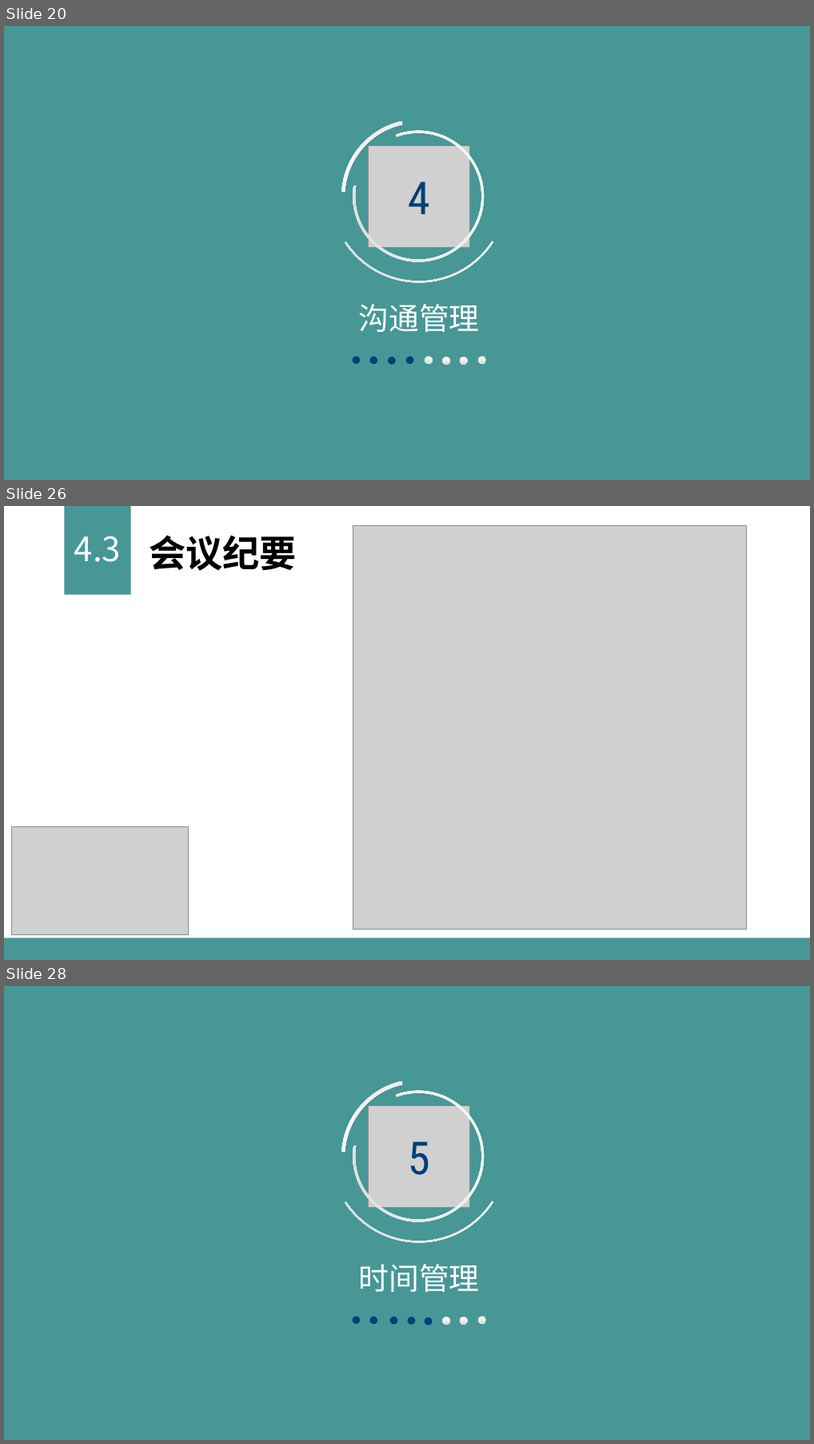
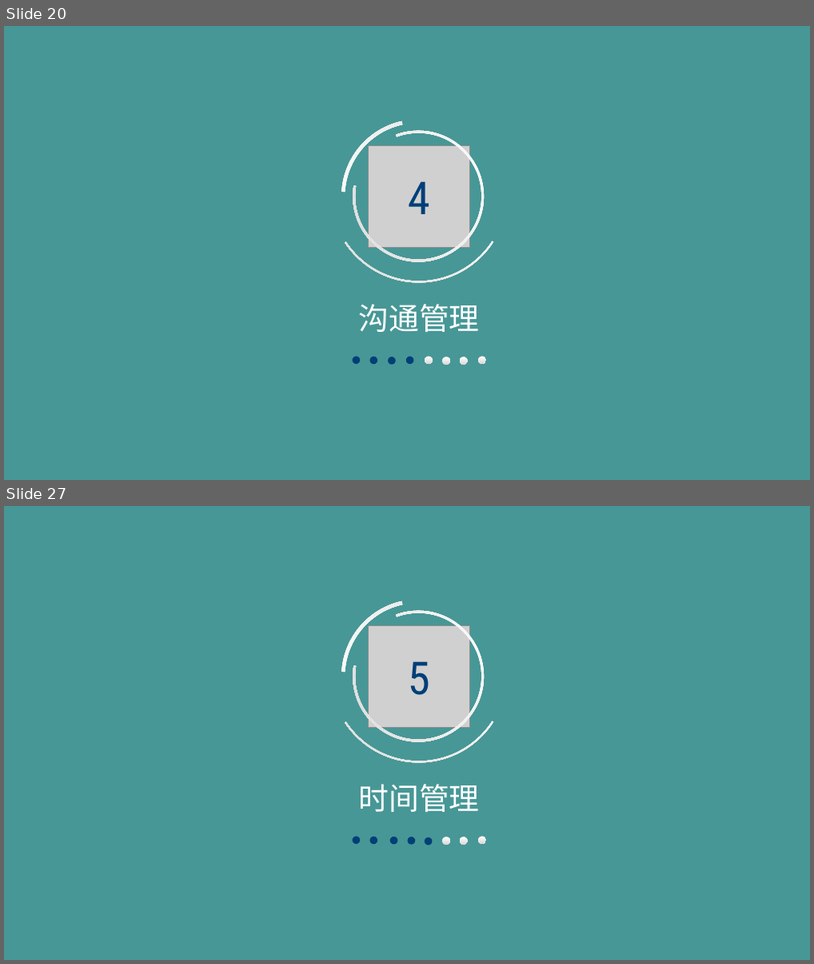
Before and after one commit to sun2009/PRD2018-G16, a slide deck: 受控文档/PPT/G16——需求工程计划评审0.8.0.pptx. Shown one above the other, each under a label of ours: slides 20, 26 and 28 before the commit, slides 20 and 27 after it; the slides between them are not shown. The pictures are 814x1444 and 814x964 pixels, drawn with LibreOffice and Linux fonts; fonts in the diff are those of the drawing; grey boxes stand for pictures. Boxes give left, top, right and bottom in pixels: in the first picture for what was removed or moved away, otherwise in the second. Text is boxed around its words. In the diff, an @@ line names an element or a change of style, - is before the commit and + after.

```diff
--- a/受控文档/PPT/G16——需求工程计划评审0.8.0.pptx
+++ b/受控文档/PPT/G16——需求工程计划评审0.8.0.pptx
@@ slide 26 removed at [4,506,810,960], background #FFFFFF @@
@@ rectangle removed at [65,506,131,595] @@
@@ picture removed at [353,525,747,929] @@
@@ text removed at [74,536,121,562] @@
-4.3
@@ text removed at [149,535,297,571] @@
-会议纪要
@@ picture removed at [12,827,188,935] @@
@@ rectangle removed at [4,938,810,960] @@
@@ what was slide 28 is now slide 27 @@
```
Also in this commit, not shown: 15 slides changed.
